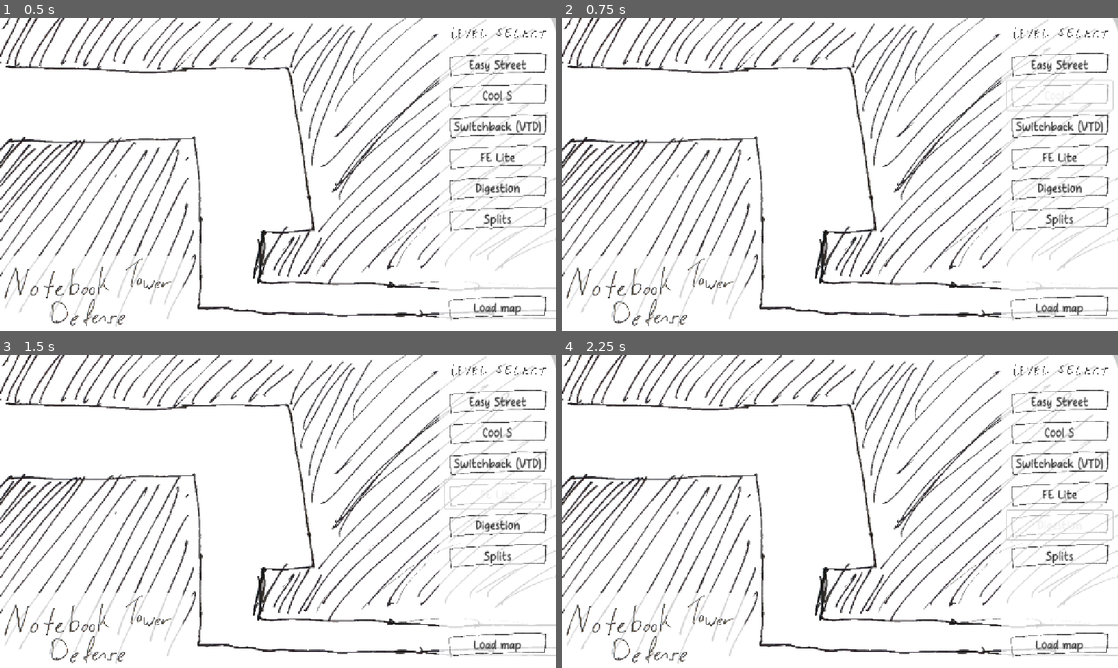
Above: before the commit, frames 1-4 (two rows, left to right).
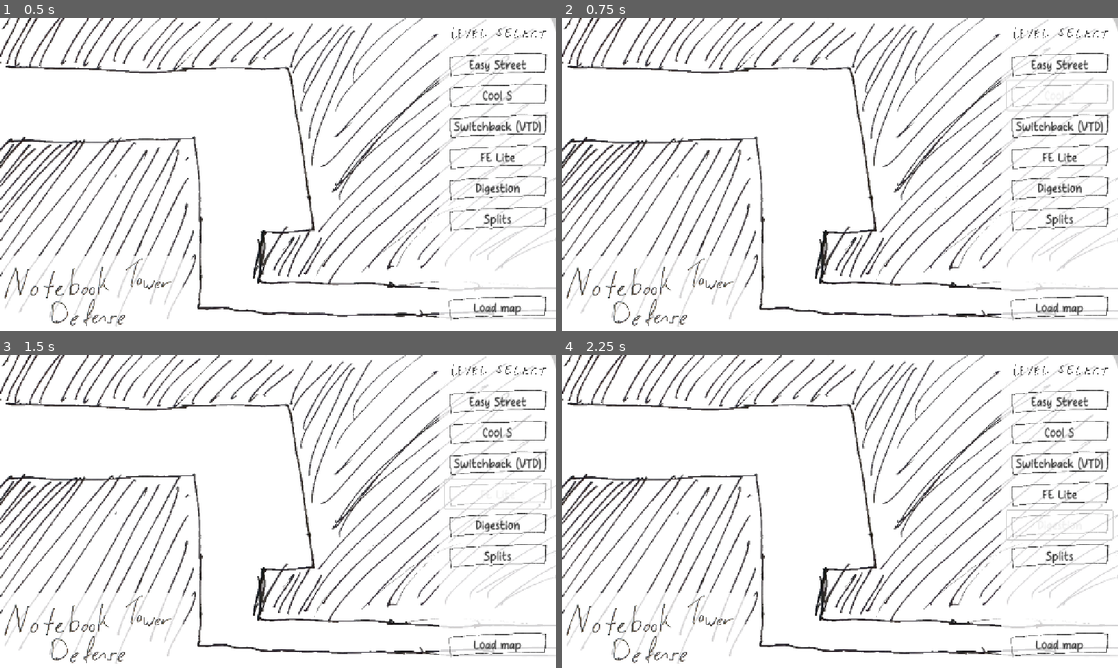
Above: after the commit, the same moments.

Repository: OzuYatamutsu/notebook-tower-defense
Game: Godot game, scene res://levels/MapSelect.tscn
The game is run twice, just before and just after one commit, with the same random seed, the same clock (stepped at 60 frames per second) and the same inputs.
Inputs:
- Up to frame 1 (0.5 s): no input
- Up to frame 2 (0.75 s): click "Cool S" at 0.5 s
- Up to frame 3 (1.5 s): click "FE Lite" at 1.25 s
- Up to frame 4 (2.25 s): click "Digestion" at 2 s

Frame 1 is identical in both runs. In frame 2, 3.4% of the frame differs, in the area x 0-100%, y 14-96%; in frame 3, 3.4%; in frame 4, 3.4%.
Error before the commit: Invalid access to property or key 'texture' on a base object of type 'null instance'. (res://levels/map_select.gd:37)

Commit message:
Fix crash on showing map preview in map select

Diff:
--- a/levels/MapSelect.tscn
+++ b/levels/MapSelect.tscn
@@ -15,6 +15,14 @@
 grow_horizontal = 2
 grow_vertical = 2
 script = ExtResource("1_54y5f")
+
+[node name="map" type="TextureRect" parent="."]
+z_index = -1
+layout_mode = 0
+offset_right = 1000.0
+offset_bottom = 609.0
+scale = Vector2(1.28, 1.18062)
+texture = ExtResource("1_4cnvf")
 
 [node name="Selector" type="Control" parent="."]
 layout_mode = 1
@@ -119,11 +127,6 @@
 flat = true
 icon_alignment = 1
 
-[node name="map" type="Sprite2D" parent="."]
-scale = Vector2(1.28, 1.18062)
-texture = ExtResource("1_4cnvf")
-centered = false
-
 [node name="Title" type="Control" parent="."]
 layout_mode = 1
 anchors_preset = 2
--- a/levels/map_select.gd
+++ b/levels/map_select.gd
@@ -14,7 +14,7 @@
 
 var CurrentSelectedLevel: String = LABEL_LEVEL_MAP["EasyStreet"]
 
-@onready var MapPreview: Sprite2D = $map
+@onready var MapPreview: TextureRect = $map
 @onready var LoadLevelButton: Button = $Selector/LoadMapButton
 
 func _ready() -> void:
@@ -32,7 +32,7 @@
     CurrentSelectedLevel = path_to_level
 
     var level: Level = load(CurrentSelectedLevel).instantiate()
-    var level_map: Sprite2D = level.get_node("Ui/Map/MapSprite")
+    var level_map: TextureRect = level.get_node("UI/Map/MapSprite")
     var viewport_size: Vector2 = get_viewport_rect().size
     var level_map_size: Vector2 = level_map.texture.get_size()
 
